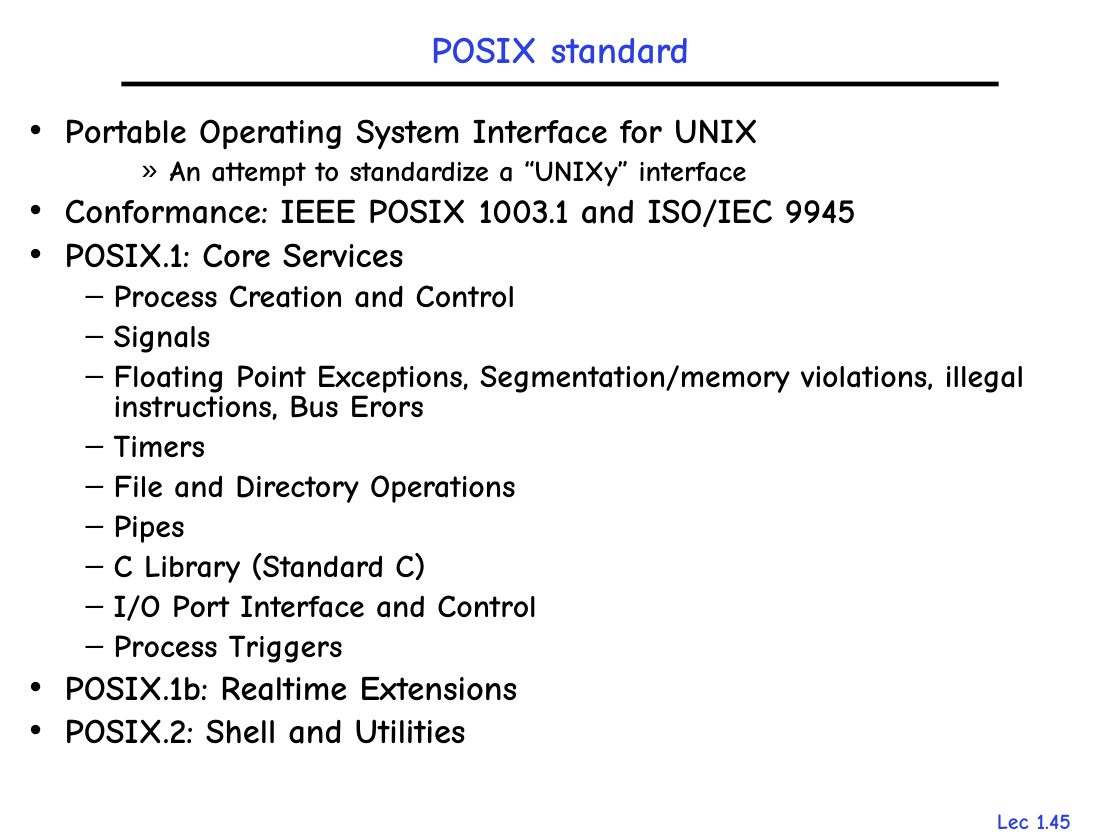
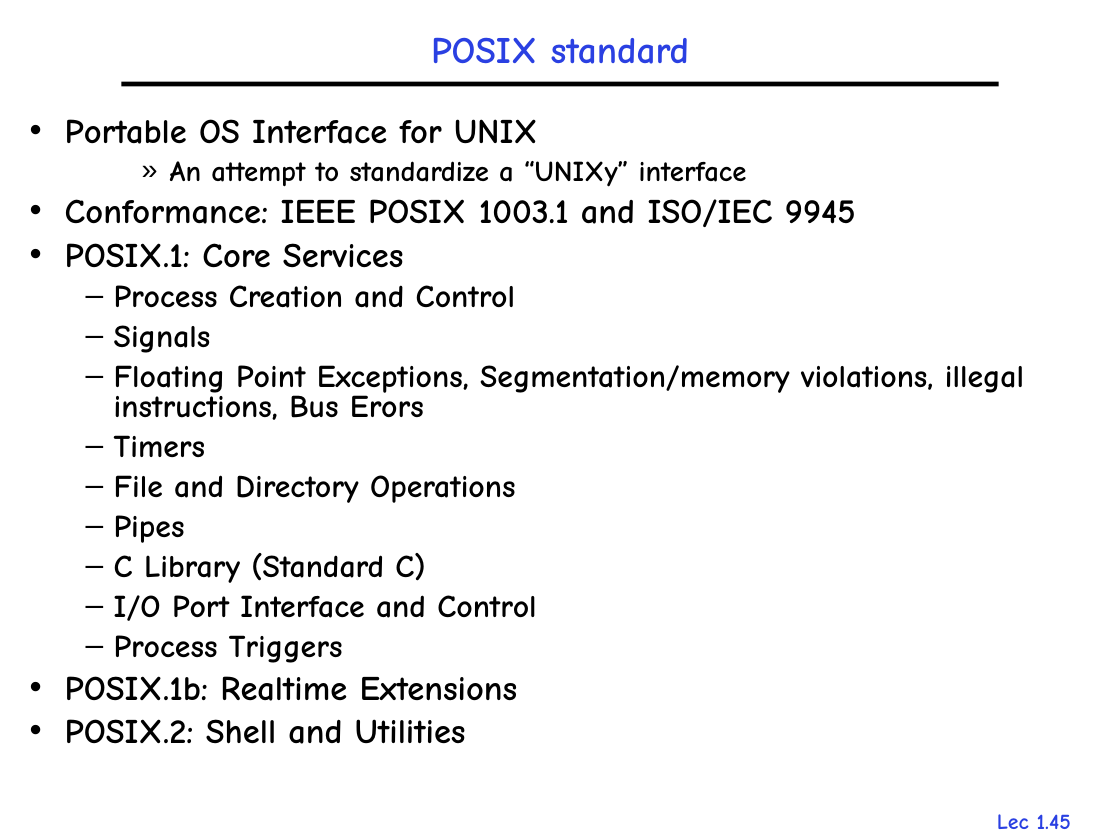
Before and after one commit to gulaoshi/gu.github.io, a slide deck: slide 45 of AdvOS/PPT+papers/L01-Overview.pptx. Drawn at 1120x840 pixels with LibreOffice and Linux fonts; fonts in the diff are those of the drawing. Boxes give left, top, right and bottom in pixels: in the first picture for what was removed or moved away, otherwise in the second. Text is boxed around its words. In the diff, an @@ line names an element or a change of style, - is before the commit and + after.

```diff
--- a/AdvOS/PPT+papers/L01-Overview.pptx
+++ b/AdvOS/PPT+papers/L01-Overview.pptx
@@ text at (x1=65, y1=119, x2=538, y2=144): text changed @@
-• Portable Operating System Interface for UNIX
+• Portable OS Interface for UNIX
```
Also in this commit, not shown: 11 other slides changed, 6 other files.
